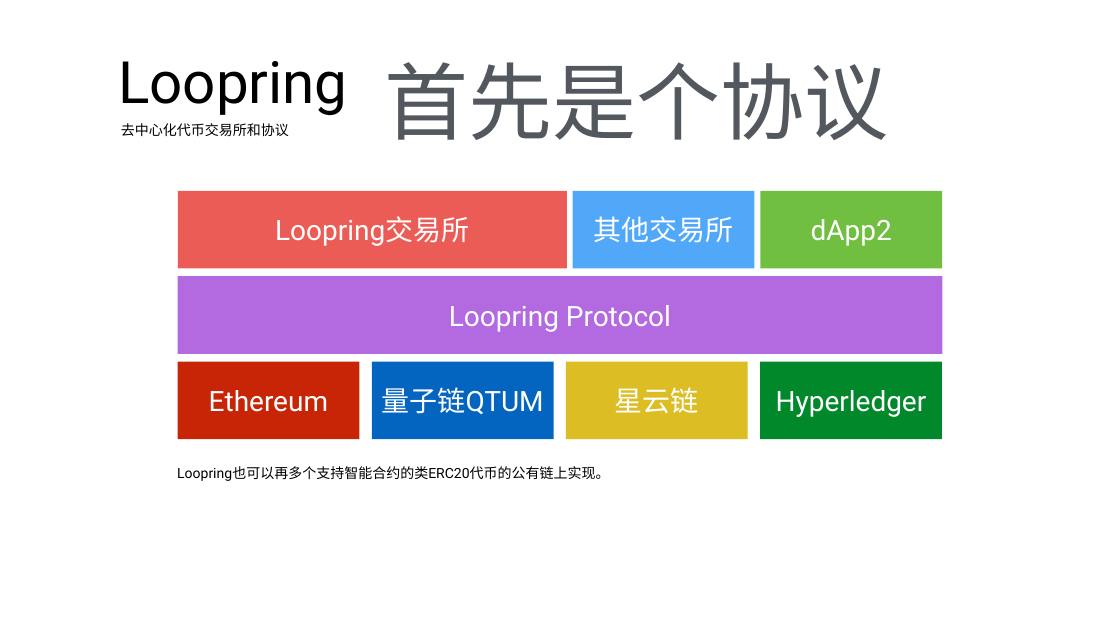
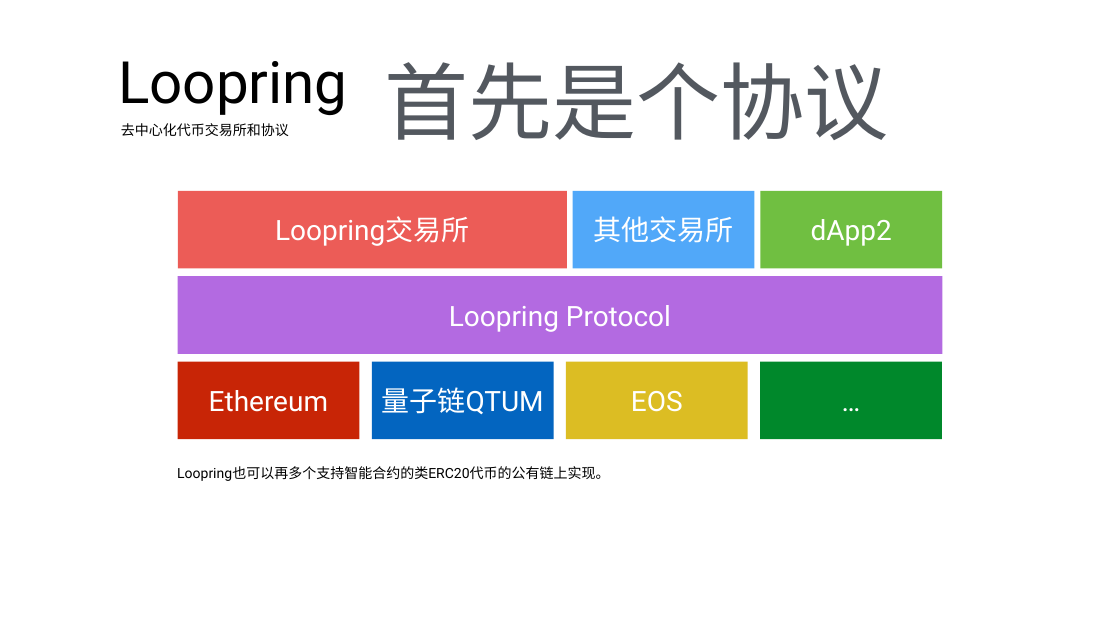
Before and after one commit to Loopring/whitepaper, a slide deck: slide 24 of keynote/loopring-technical.pptx (slide 16 before the commit). Drawn at 1120x630 pixels with LibreOffice and Linux fonts; fonts in the diff are those of the drawing. Boxes give left, top, right and bottom in pixels: in the first picture for what was removed or moved away, otherwise in the second. Text is boxed around its words. In the diff, an @@ line names an element or a change of style, - is before the commit and + after.

```diff
--- a/keynote/loopring-technical.pptx
+++ b/keynote/loopring-technical.pptx
@@ text in rectangle at (631,391,683,412): text changed @@
-星云链
+EOS
@@ text in rectangle at (776,390,927,417): text changed @@
-Hyperledger
+…
```
Also in this commit, not shown: 4 other slides changed, 11 slides added, 2 slides removed, 6 other files.
